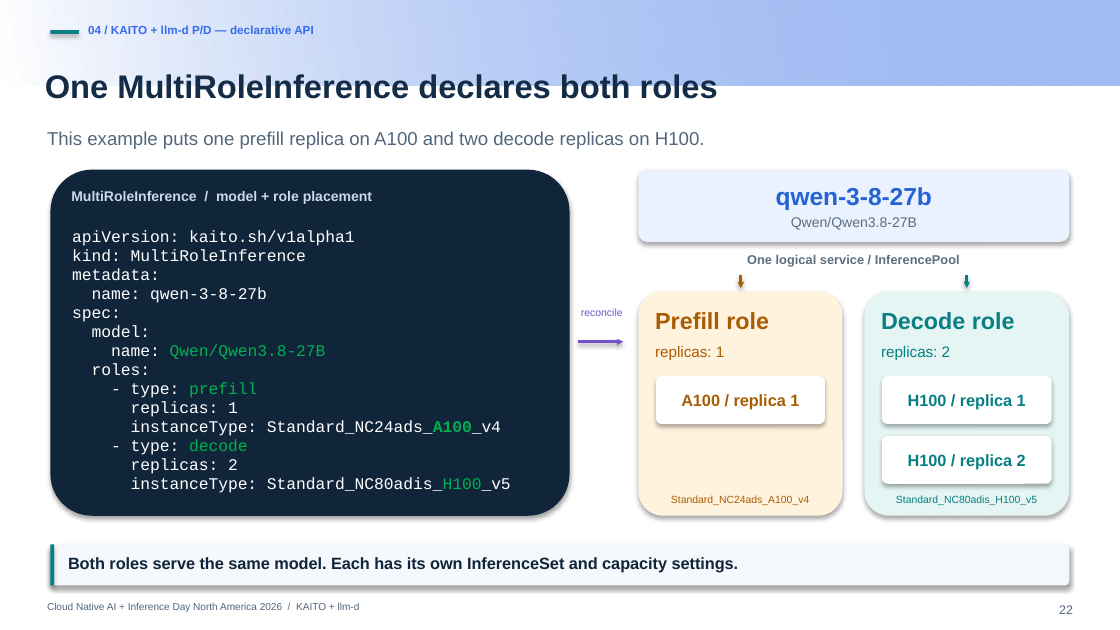
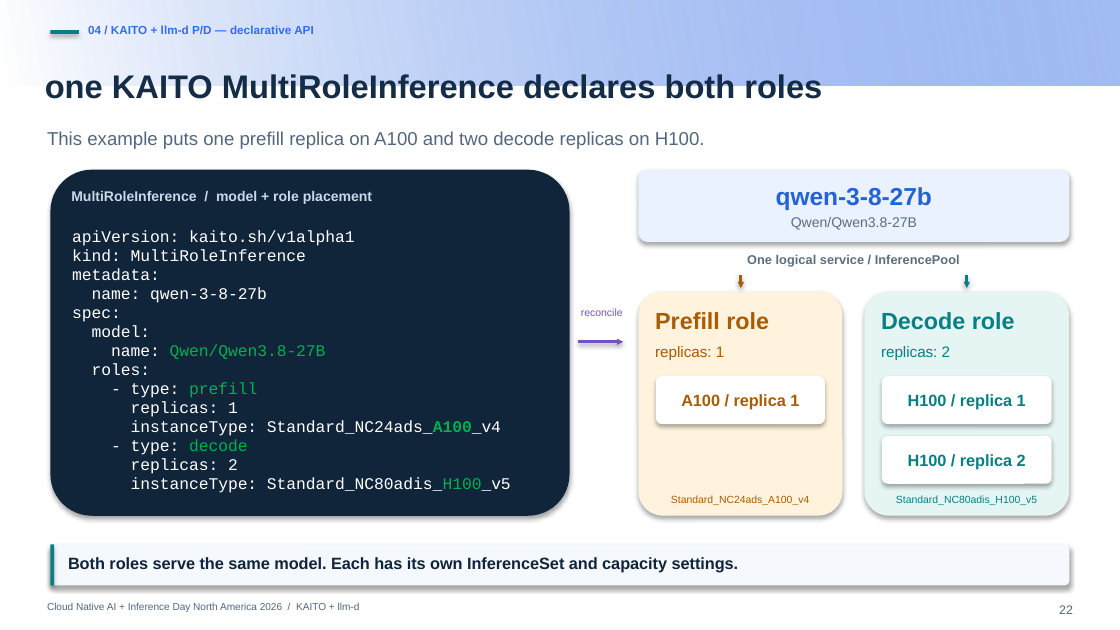
Before and after one commit to andyzhangx/demo, a slide deck: slide 22 of llm/pd-disaggregation/kubecon-na-2026-pd-disaggregation-kaito-llmd.pptx. Drawn at 1120x630 pixels with LibreOffice and Linux fonts; fonts in the diff are those of the drawing; background and template pictures are left out. Boxes give left, top, right and bottom in pixels: in the first picture for what was removed or moved away, otherwise in the second. Text is boxed around its words. In the diff, an @@ line names an element or a change of style, - is before the commit and + after.

```diff
--- a/llm/pd-disaggregation/kubecon-na-2026-pd-disaggregation-kaito-llmd.pptx
+++ b/llm/pd-disaggregation/kubecon-na-2026-pd-disaggregation-kaito-llmd.pptx
@@ text at [45, 74, 822, 104]: text changed @@
-One MultiRoleInference declares both roles
+one KAITO MultiRoleInference declares both roles
```
Also in this commit, not shown: 3 other slides changed.
